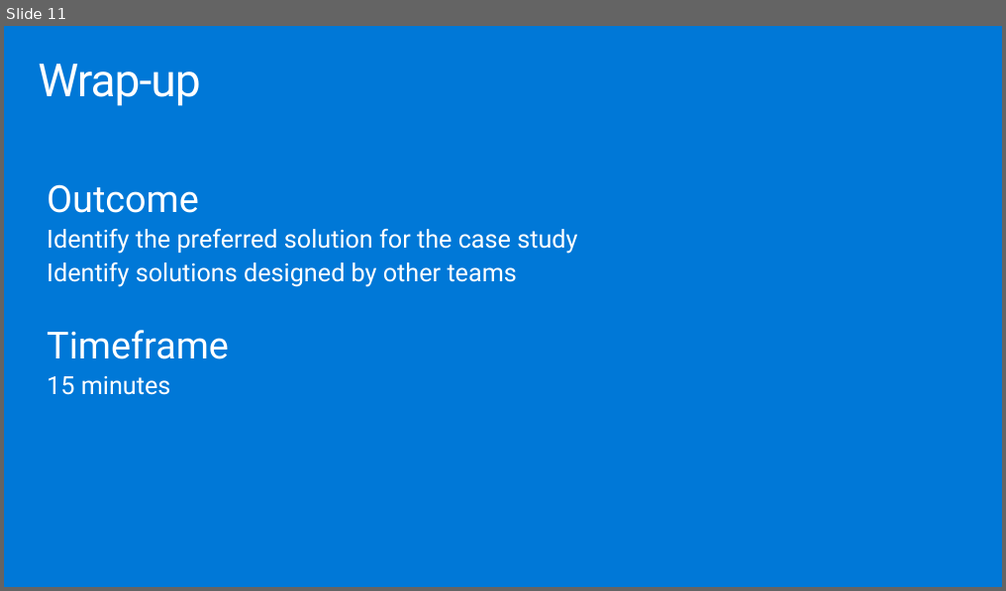
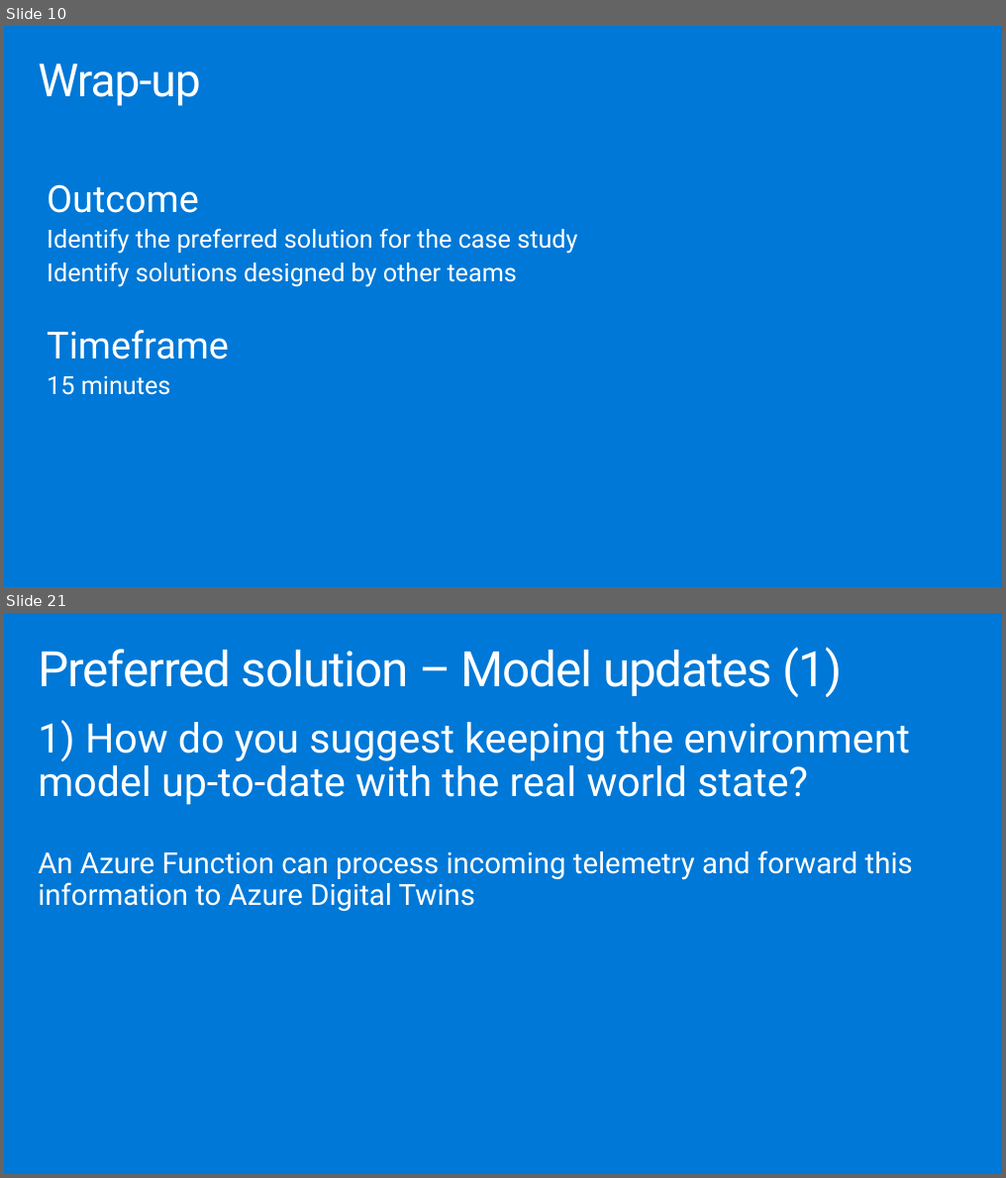
Before and after one commit to solliancenet/microsoft-leveraging-azure-digital-twins-supply-chain, a slide deck: Whiteboard design session/WDS trainer presentation - Leveraging Azure Digital Twins in a supply chain.pptx. Shown one above the other, each under a label of ours: slide 11 before the commit, slides 10 and 21 after it; the slides between them are not shown. The pictures are 1006x591 and 1006x1178 pixels, drawn with LibreOffice and Linux fonts; fonts in the diff are those of the drawing. Boxes give left, top, right and bottom in pixels: in the first picture for what was removed or moved away, otherwise in the second. Text is boxed around its words. In the diff, an @@ line names an element or a change of style, - is before the commit and + after.

```diff
--- a/Whiteboard design session/WDS trainer presentation - Leveraging Azure Digital Twins in a supply chain.pptx
+++ b/Whiteboard design session/WDS trainer presentation - Leveraging Azure Digital Twins in a supply chain.pptx
@@ slide 21 added at [4,613,1002,1174], background #0078D7 @@
@@ title added at [38,647,843,697], 47 pt, text #FFFFFF @@
+Preferred solution – Model updates (1)
@@ text added at [38,720,913,911], 28 pt, text #FFFFFF @@
+1) How do you suggest keeping the environment model up-to-date with the real world state?
+An Azure Function can process incoming telemetry and forward this information to Azure Digital Twins
@@ what was slide 11 is now slide 10 @@
```
Also in this commit, not shown: 1 slide changed, 19 other slides added, 17 slides removed, 1 other file.
